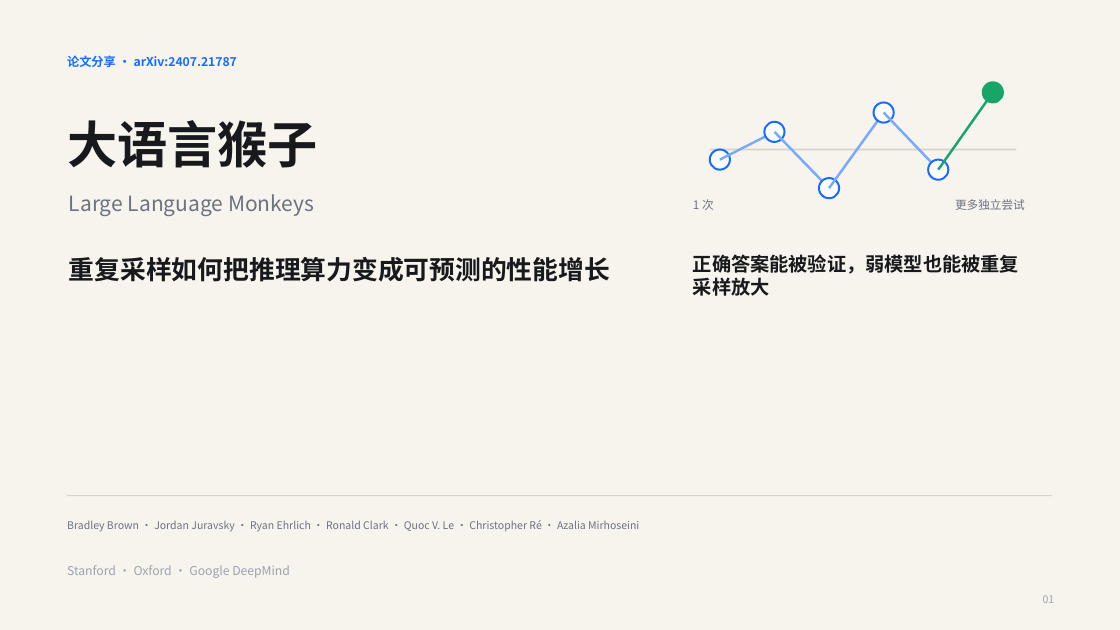
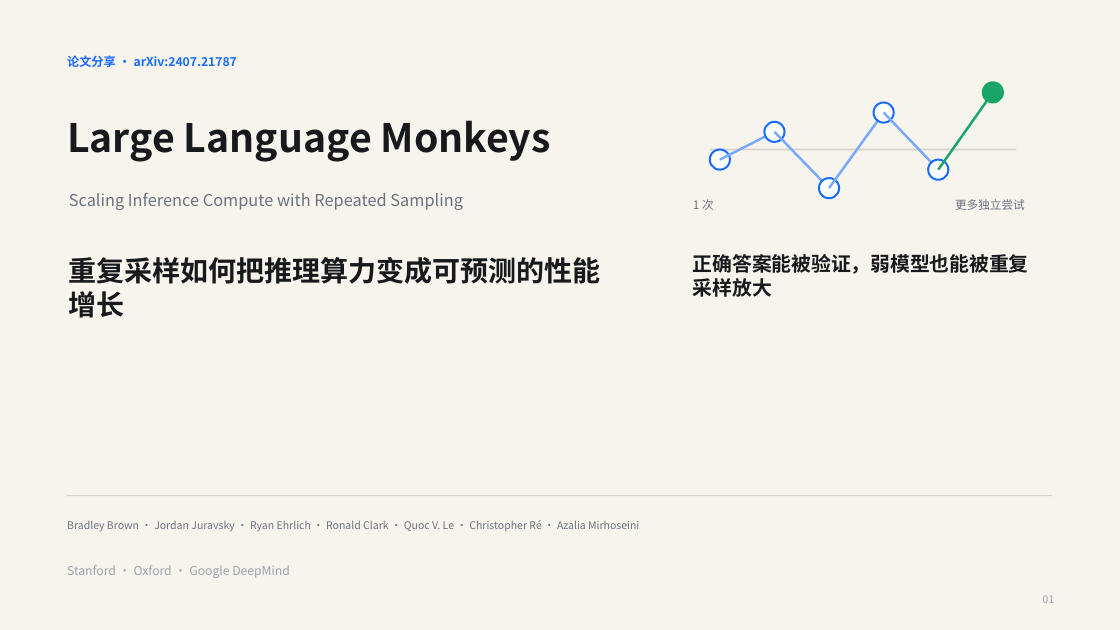
Before and after one commit to hz1957/paper-decks, a slide deck: slide 1 of Agent/large-language-monkeys/large-language-monkeys.pptx. Drawn at 1120x630 pixels with LibreOffice and Linux fonts; fonts in the diff are those of the drawing. Boxes give left, top, right and bottom in pixels: in the first picture for what was removed or moved away, otherwise in the second. Text is boxed around its words. In the diff, an @@ line names an element or a change of style, - is before the commit and + after.

```diff
--- a/Agent/large-language-monkeys/large-language-monkeys.pptx
+++ b/Agent/large-language-monkeys/large-language-monkeys.pptx
@@ text at [67,120,551,162]: text changed; size 43 to 33.7 pt @@
-大语言猴子
+Large Language Monkeys
@@ text at [69,193,463,210]: text changed; size 18 to 14 pt @@
-Large Language Monkeys
+Scaling Inference Compute with Repeated Sampling
@@ text "重复采样如何把推理算力变成可预测的性能增长" at [69,257,601,318]: size 22.1 to 24 pt @@
@@ text "正确答案能被验证，弱模型也能被重复采样放大" at [693,254,1029,297]: size 16.5 to 17 pt @@
```
Also in this commit, not shown: 7 other slides changed, 8 slides added, 27 other files.
